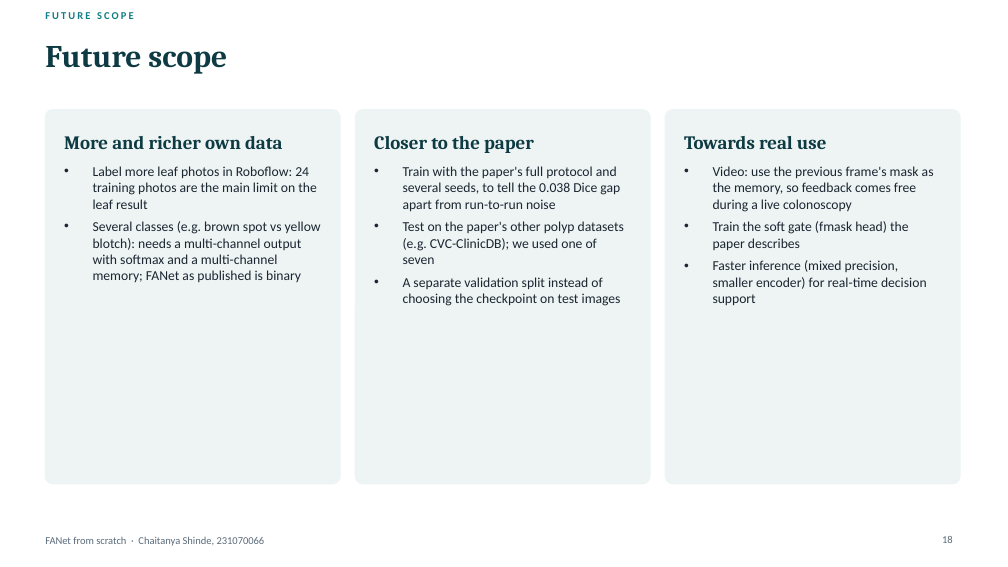
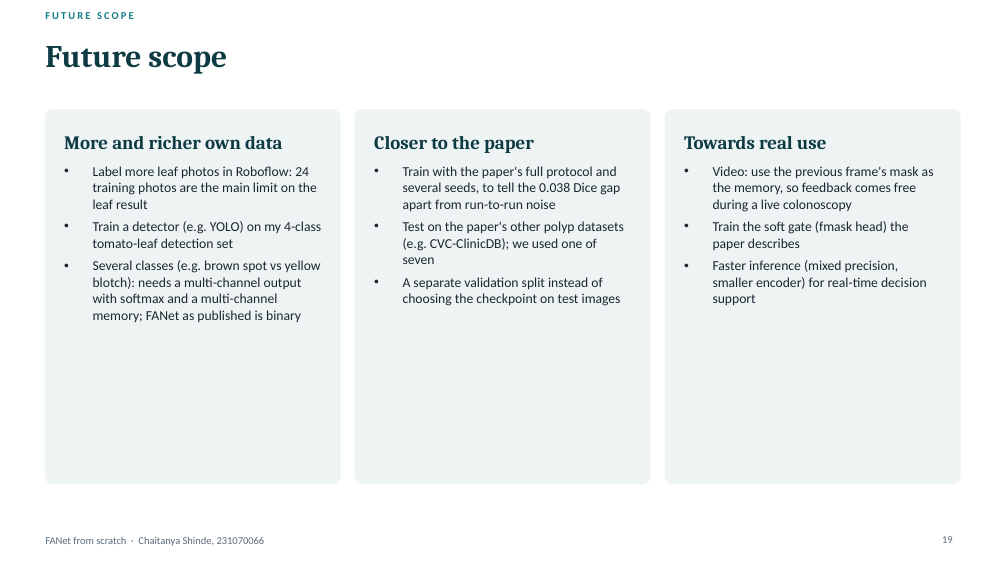
Before and after one commit to Chaitanya-666/DLproject, a slide deck: slide 19 of presentation/FANet_ChaitanyaShinde_231070066.pptx (slide 18 before the commit). Drawn at 1008x567 pixels with LibreOffice and Linux fonts; fonts in the diff are those of the drawing. Boxes give left, top, right and bottom in pixels: in the first picture for what was removed or moved away, otherwise in the second. Text is boxed around its words. In the diff, an @@ line names an element or a change of style, - is before the commit and + after.

```diff
--- a/presentation/FANet_ChaitanyaShinde_231070066.pptx
+++ b/presentation/FANet_ChaitanyaShinde_231070066.pptx
@@ text at (93,221,321,248): paragraph added @@
+• Train a detector (e.g. YOLO) on my 4-class tomato-leaf detection set
```
Also in this commit, not shown: 3 other slides changed, 1 slide added, 48 other files.
